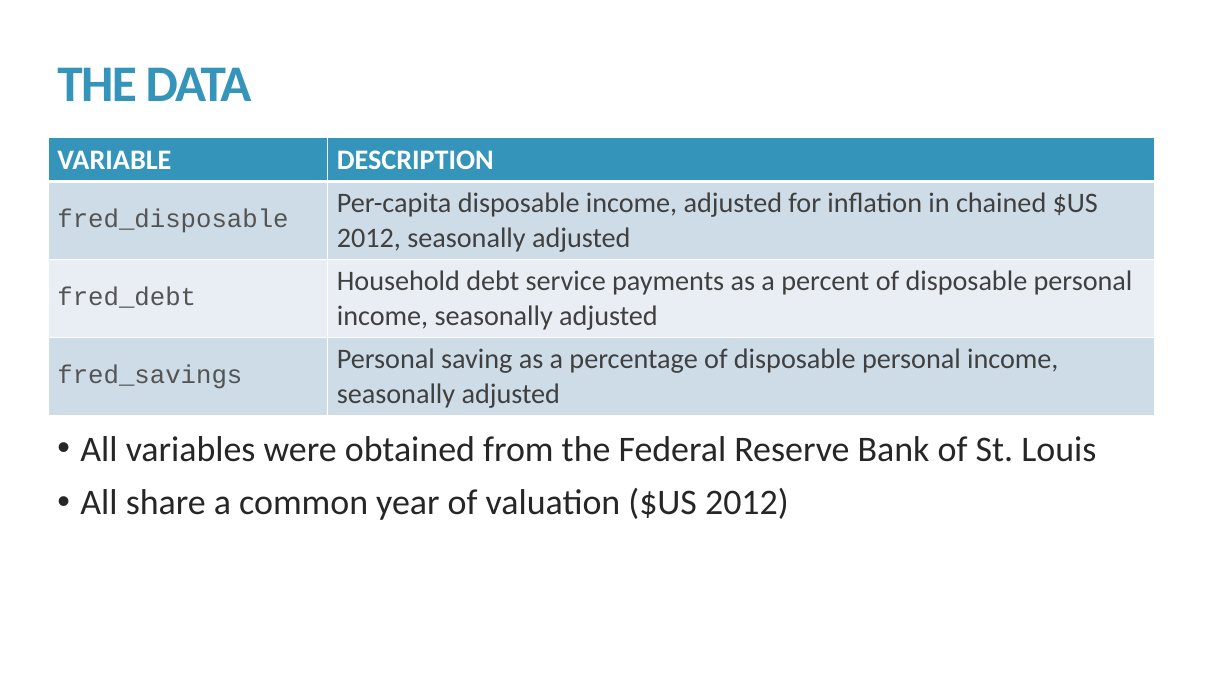
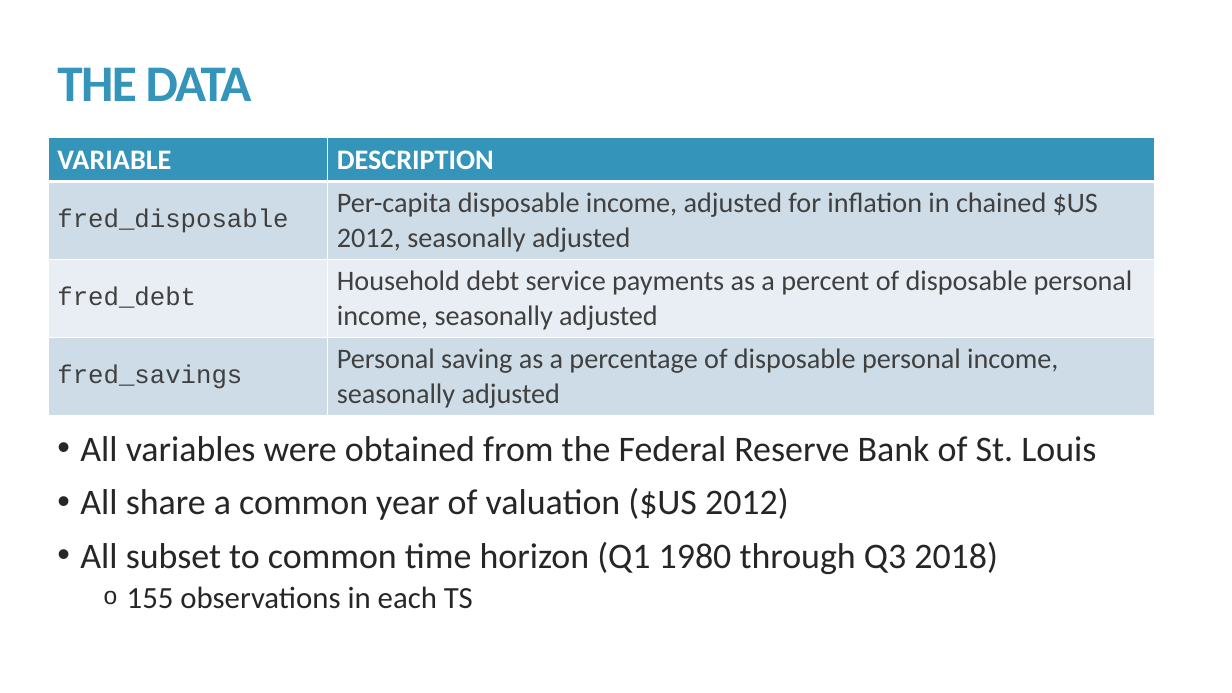
Before and after one commit to kmprioliPROF/MAT_8444_Final_Project, a slide deck: slide 4 of Prioli_Final_Proj.pptx (slide 5 before the commit). Drawn at 1232x693 pixels with LibreOffice and Linux fonts; fonts in the diff are those of the drawing. Boxes give left, top, right and bottom in pixels: in the first picture for what was removed or moved away, otherwise in the second. Text is boxed around its words. In the diff, an @@ line names an element or a change of style, - is before the commit and + after.

```diff
--- a/Prioli_Final_Proj.pptx
+++ b/Prioli_Final_Proj.pptx
@@ table at (48, 138, 1155, 412) @@
@@ text colour #545454 to #404040 in "fred_disposable", "fred_debt", "fred_savings" @@
@@ text at (80, 542, 998, 609): paragraphs added @@
+• All subset to common time horizon (Q1 1980 through Q3 2018)
+  o 155 observations in each TS
```
Also in this commit, not shown: 6 other slides changed, 1 slide added, 1 slide removed, 1 other file.
